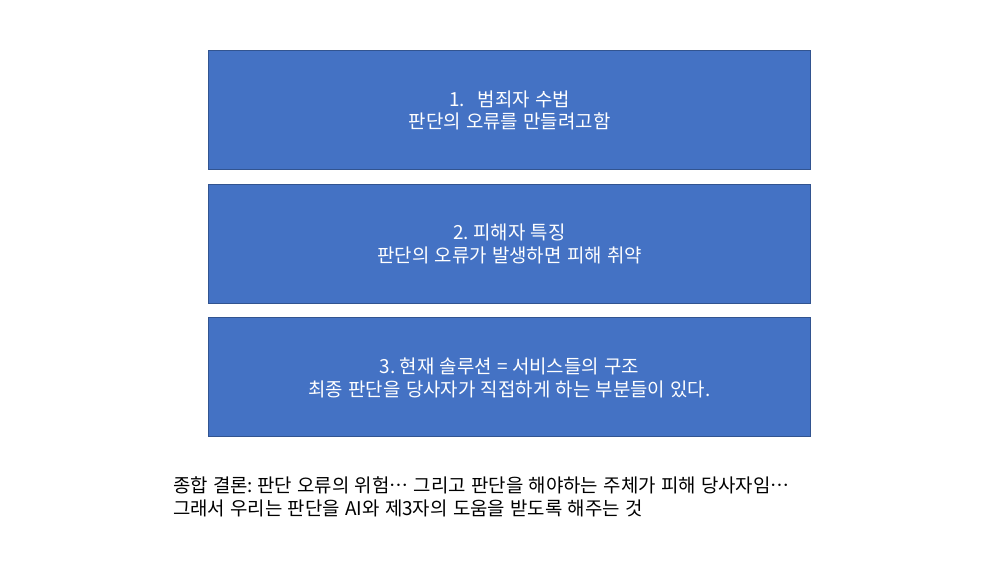
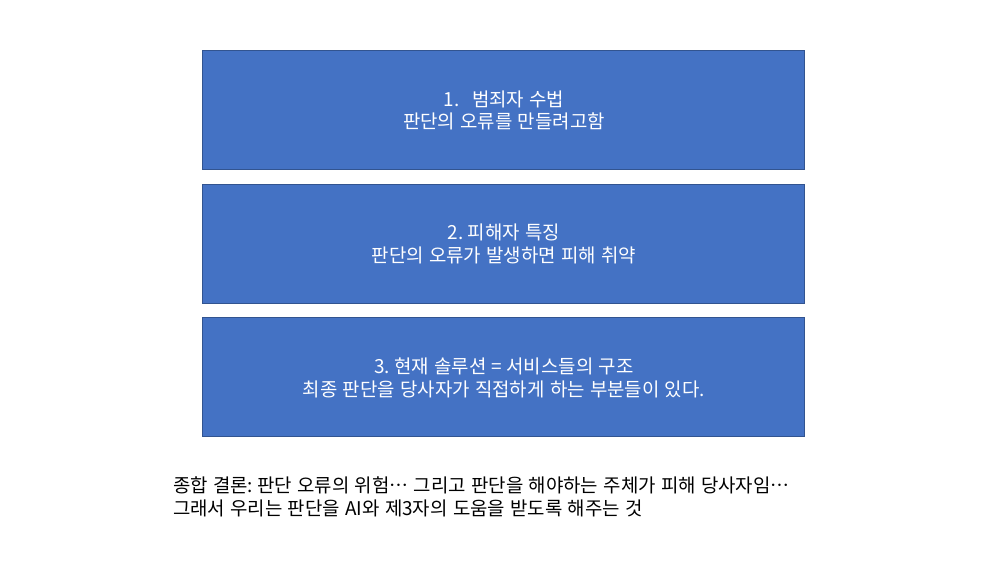
Before and after one commit to hamhj7694/AIXTeamProject2, a slide deck: slide 21 of 01_docs/01_proposal/01.frow/03_제안서 본작성.pptx (slide 14 before the commit). Drawn at 1008x567 pixels with LibreOffice and Linux fonts; fonts in the diff are those of the drawing. Boxes give left, top, right and bottom in pixels: in the first picture for what was removed or moved away, otherwise in the second. Text is boxed around its words. In the diff, an @@ line names an element or a change of style, - is before the commit and + after.

```diff
--- a/01_docs/01_proposal/01.frow/03_제안서 본작성.pptx
+++ b/01_docs/01_proposal/01.frow/03_제안서 본작성.pptx
@@ 3 rectangles: place and size @@
-3 rectangles at [209, 51, 811, 436]
+3 rectangles at [203, 51, 805, 436]
```
Also in this commit, not shown: 3 other slides changed, 10 slides added, 1 slide removed, 7 other files.
